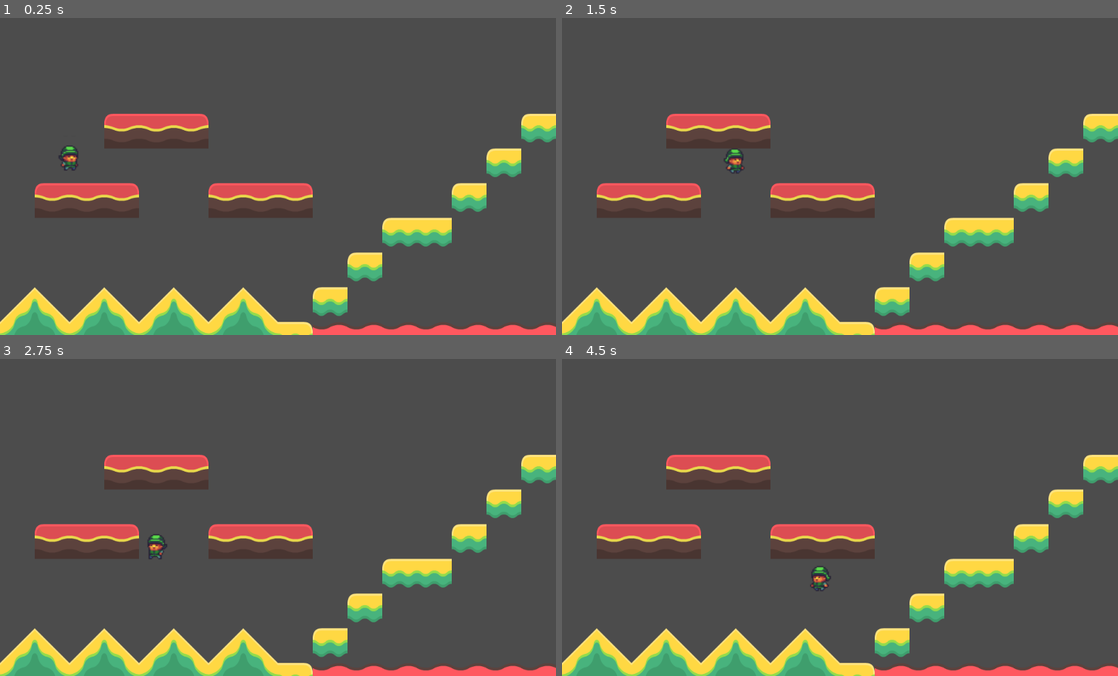
Above: before the commit, frames 1-4 (two rows, left to right).
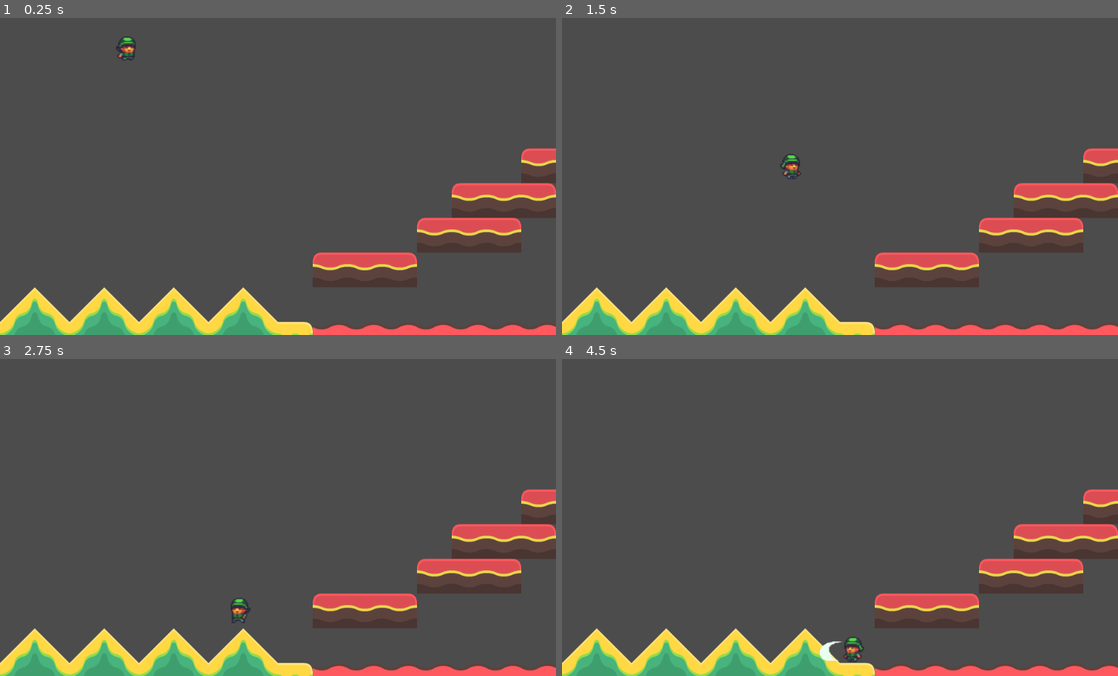
Above: after the commit, the same moments.

Repository: sidbc/platformer-test-1
Game: Godot game, scene res://Game.tscn
Same seed, same stepped clock (60 frames per second), same inputs: the game is played once before the commit and once after it.
Inputs:
- Up to frame 1 (0.25 s): no input
- Up to frame 2 (1.5 s): hold Right (ui_right) from 0.53 s (still down); tap F (ui_attack, bound only after the commit) at 0.6 s; tap Up (ui_up) at 0.77, 0.8, 1.07, 1.35 s
- Up to frame 3 (2.75 s): tap Up (ui_up) at 1.52, 1.82, 2.3 s; tap F (ui_attack, bound only after the commit) at 1.55, 2.1 s; release Right (ui_right) at 2.03 s; hold Left (ui_left) from 2.03 s (still down)
- Up to frame 4 (4.5 s): release Left (ui_left) at 2.78 s; hold Right (ui_right) 2.78-4.28 s; tap F (ui_attack, bound only after the commit) at 2.85, 4.35 s; tap Up (ui_up) at 3.02, 3.32, 3.6, 3.77, 4.07 s; hold Left (ui_left) from 4.28 s (still down)

The runs differ from the first frame. In frame 1, 12% of the frame differs, in the area x 6-100%, y 5-95%; in frame 2, 12%; in frame 3, 12%; in frame 4, 12%, in the area x 6-100%, y 30-96%.

Commit message:
Swoosh attack left and right

Diff:
--- a/Game.tscn
+++ b/Game.tscn
@@ -1,7 +1,6 @@
-[gd_scene load_steps=11 format=2]
+[gd_scene load_steps=10 format=2]
 
 [ext_resource path="res://Player.tscn" type="PackedScene" id=1]
-[ext_resource path="res://Player.gd" type="Script" id=2]
 [ext_resource path="res://abstract-platformer-370-assets/Tilesheet/tilesheet_complete.png" type="Texture" id=3]
 
 [sub_resource type="ConvexPolygonShape2D" id=3]
@@ -155,9 +154,8 @@
 [node name="TileMap" type="TileMap" parent="."]
 tile_set = SubResource( 2 )
 format = 1
-tile_data = PoolIntArray( 196611, 0, 0, 196623, 6, 0, 262158, 6, 0, 327681, 0, 0, 327686, 0, 0, 327689, 16, 0, 327690, 13, 0, 327692, 13, 0, 327693, 6, 0, 393227, 6, 0, 393228, 7, 0, 458762, 6, 0, 524288, 5, 0, 524290, 5, 0, 524292, 5, 0, 524294, 5, 0, 524297, 6, 0, 589832, 8, 0, 589833, 9, 0, 589834, …(77 unchanged characters)…
+tile_data = PoolIntArray( 262159, 0, 0, 327689, 16, 0, 327690, 13, 0, 327692, 13, 0, 327693, 0, 0, 393228, 0, 0, 458761, 0, 0, 524288, 5, 0, 524290, 5, 0, 524292, 5, 0, 524294, 5, 0, 589832, 8, 0, 589833, 9, 0, 589834, …(77 unchanged characters)…
 
-[node name="Player" parent="." instance=ExtResource( 1 )]
-position = Vector2( 128, 258 )
+[node name="Node2D" parent="." instance=ExtResource( 1 )]
+position = Vector2( 232, 55 )
 scale = Vector2( 2, 2 )
-script = ExtResource( 2 )
--- a/Player.gd
+++ b/Player.gd
@@ -11,24 +11,33 @@
 
 var velocity = Vector2()
 var jumping = false
+var facing_right = true
+var attack_right = false
+var attack_left = false
 
 func _physics_process(delta):
 	velocity.y += delta * GRAVITY
 
 	if Input.is_action_pressed("ui_left"):
 		velocity.x = -WALK_SPEED
-		$AnimatedSprite.flip_h = true
-		$AnimatedSprite.animation = 'walking'
-		$AnimatedSprite.playing = true
+		$Hero.animation = 'walking'
+		$Hero.playing = true
+		facing_right = false
 	elif Input.is_action_pressed("ui_right"):
 		velocity.x =  WALK_SPEED
-		$AnimatedSprite.flip_h = false
-		$AnimatedSprite.animation = 'walking'
-		$AnimatedSprite.playing = true
+		$Hero.animation = 'walking'
+		$Hero.playing = true
+		facing_right = true
 	else:
 		velocity.x = 0
-		$AnimatedSprite.playing = true
-		$AnimatedSprite.animation = 'idle'
+		$Hero.playing = true
+		$Hero.animation = 'idle'
+
+	if facing_right:
+		$Hero.flip_h = false
+	else:
+		$Hero.flip_h = true
+
 
 	# We don't need to multiply velocity by delta because "move_and_slide" already takes delta time into account.
 
@@ -36,12 +45,25 @@
 	# In the case of a 2D platformer, in Godot, upward is negative y, which translates to -1 as a normal.
 	move_and_slide(velocity, Vector2(0, -1))
 
+	if !attack_right and !attack_left and Input.is_action_just_pressed("ui_attack"):
+		if facing_right:
+			$AttackRight.visible = true
+			attack_right = true
+			$AttackRight.frame = 0
+			$AttackRight.play("swoosh")
+		else:
+			$AttackLeft.visible = true
+			attack_left = true
+			$AttackLeft.frame = 0
+			$AttackLeft.play("swoosh")
+
 	if is_on_floor():
 		if Input.is_action_just_pressed("ui_up"):
 			velocity.y = -JUMP_SPEED
 			jumping = true
 		else:
 			jumping = false
+
 
 # Called when the node enters the scene tree for the first time.
 #func _ready():
@@ -51,3 +73,15 @@
 # Called every frame. 'delta' is the elapsed time since the previous frame.
 #func _process(delta):
 #	pass
+
+
+
+func _on_AttackRight_animation_finished():
+	attack_right = false
+	$AttackRight.visible = false
+	$AttackRight.stop()
+
+func _on_AttackLeft_animation_finished():
+	attack_left = false
+	$AttackLeft.visible = false
+	$AttackLeft.stop()
--- a/Player.tscn
+++ b/Player.tscn
@@ -1,6 +1,8 @@
-[gd_scene load_steps=10 format=2]
+[gd_scene load_steps=17 format=2]
 
 [ext_resource path="res://characters.png" type="Texture" id=1]
+[ext_resource path="res://swoosh.png" type="Texture" id=2]
+[ext_resource path="res://Player.gd" type="Script" id=3]
 
 [sub_resource type="CapsuleShape2D" id=1]
 height = 4.0
@@ -48,13 +50,85 @@
 "speed": 8.0
 } ]
 
-[node name="KinematicBody2D" type="KinematicBody2D"]
+[sub_resource type="AtlasTexture" id=9]
+flags = 4
+atlas = ExtResource( 2 )
+region = Rect2( 0, 0, 32, 32 )
 
-[node name="CollisionShape2D" type="CollisionShape2D" parent="."]
+[sub_resource type="AtlasTexture" id=10]
+flags = 4
+atlas = ExtResource( 2 )
+region = Rect2( 32, 0, 32, 32 )
+
+[sub_resource type="AtlasTexture" id=11]
+flags = 4
+atlas = ExtResource( 2 )
+region = Rect2( 64, 0, 32, 32 )
+
+[sub_resource type="AtlasTexture" id=12]
+flags = 4
+atlas = ExtResource( 2 )
+region = Rect2( 96, 0, 32, 32 )
+
+[sub_resource type="SpriteFrames" id=13]
+animations = [ {
+"frames": [ SubResource( 9 ), SubResource( 10 ), SubResource( 11 ), SubResource( 12 ) ],
+"loop": false,
+"name": "swoosh",
+"speed": 12.0
+} ]
+
+[node name="Node2D" type="Node2D"]
+
+[node name="HeroBody" type="KinematicBody2D" parent="."]
+script = ExtResource( 3 )
+
+[node name="CollisionShape2D" type="CollisionShape2D" parent="HeroBody"]
 position = Vector2( 0, 4 )
 shape = SubResource( 1 )
 
-[node name="AnimatedSprite" type="AnimatedSprite" parent="."]
+[node name="Hero" type="AnimatedSprite" parent="HeroBody"]
 frames = SubResource( 6 )
 animation = "idle"
+frame = 1
 playing = true
+
+[node name="AttackRight" type="AnimatedSprite" parent="HeroBody"]
+visible = false
+position = Vector2( 1.90735e-06, 4 )
+scale = Vector2( 0.984758, 0.512066 )
+frames = SubResource( 13 )
+animation = "swoosh"
+frame = 3
+offset = Vector2( 16.2476, 1.95287 )
+
+[node name="AttackLeft" type="AnimatedSprite" parent="HeroBody"]
+visible = false
+position = Vector2( 0, 5 )
+scale = Vector2( 0.969749, 0.58908 )
+frames = SubResource( 13 )
+animation = "swoosh"
+frame = 3
+playing = true
+offset = Vector2( -15.7194, -0.911798 )
+flip_h = true
+
+[node name="AttackLeftArea" type="Area2D" parent="."]
+
+[node name="AttackLeftCollission" type="CollisionPolygon2D" parent="AttackLeftArea"]
+light_mask = 2
+position = Vector2( -21, 5 )
+scale = Vector2( 1.28, 1 )
+polygon = PoolVector2Array( 8.59375, -9, 1.5625, -9, -3.125, -7, -6.25, -3, -7.03125, 2, -7.03125, 6, -3.90625, 8, -0.78125, 9, 6.25, 9, 0.78125, 5, -1.5625, 0, 0, -5, 3.90625, -7 )
+
+[node name="AttackRightArea" type="Area2D" parent="."]
+
+[node name="AttackRightCollission" type="CollisionPolygon2D" parent="AttackRightArea"]
+light_mask = 2
+position = Vector2( 20, 6 )
+scale = Vector2( 1.24789, 0.830112 )
+polygon = PoolVector2Array( -7.21218, -9.63726, 0, -9.63726, 4.00677, -8.4326, 7.21218, -6.02329, 9.61624, -2.40932, 9.61624, 2.40931, 8.81489, 6.02329, 6.41083, 8.4326, 2.40406, 8.4326, -4.80812, 8.4326, 0, 6.02329, 2.40406, -4.76837e-07, 1.60271, -4.81863, -1.60271, -8.4326 )
+disabled = true
+
+[connection signal="animation_finished" from="HeroBody/AttackRight" to="HeroBody" method="_on_AttackRight_animation_finished"]
+[connection signal="animation_finished" from="HeroBody/AttackLeft" to="HeroBody" method="_on_AttackLeft_animation_finished"]
--- a/project.godot
+++ b/project.godot
@@ -14,6 +14,35 @@
 run/main_scene="res://Game.tscn"
 config/icon="res://icon.png"
 
+[input]
+
+ui_left={
+"deadzone": 0.5,
+"events": [ Object(InputEventKey,"resource_local_to_scene":false,"resource_name":"","device":0,"alt":false,"shift":false,"control":false,"meta":false,"command":false,"pressed":false,"scancode":16777231,"physical_scancode":0,"unicode":0,"echo":false,"script":null)
+, Object(InputEventJoypadButton,"resource_local_to_scene":false,"resource_name":"","device":0,"button_index":14,"pressure":0.0,"pressed":false,"script":null)
+, Object(InputEventKey,"resource_local_to_scene":false,"resource_name":"","device":0,"alt":false,"shift":false,"control":false,"meta":false,"command":false,"pressed":false,"scancode":65,"physical_scancode":0,"unicode":0,"echo":false,"script":null)
+ ]
+}
+ui_right={
+"deadzone": 0.5,
+"events": [ Object(InputEventKey,"resource_local_to_scene":false,"resource_name":"","device":0,"alt":false,"shift":false,"control":false,"meta":false,"command":false,"pressed":false,"scancode":16777233,"physical_scancode":0,"unicode":0,"echo":false,"script":null)
+, Object(InputEventJoypadButton,"resource_local_to_scene":false,"resource_name":"","device":0,"button_index":15,"pressure":0.0,"pressed":false,"script":null)
+, Object(InputEventKey,"resource_local_to_scene":false,"resource_name":"","device":0,"alt":false,"shift":false,"control":false,"meta":false,"command":false,"pressed":false,"scancode":68,"physical_scancode":0,"unicode":0,"echo":false,"script":null)
+ ]
+}
+ui_up={
+"deadzone": 0.5,
+"events": [ Object(InputEventKey,"resource_local_to_scene":false,"resource_name":"","device":0,"alt":false,"shift":false,"control":false,"meta":false,"command":false,"pressed":false,"scancode":16777232,"physical_scancode":0,"unicode":0,"echo":false,"script":null)
+, Object(InputEventJoypadButton,"resource_local_to_scene":false,"resource_name":"","device":0,"button_index":12,"pressure":0.0,"pressed":false,"script":null)
+, Object(InputEventKey,"resource_local_to_scene":false,"resource_name":"","device":0,"alt":false,"shift":false,"control":false,"meta":false,"command":false,"pressed":false,"scancode":87,"physical_scancode":0,"unicode":0,"echo":false,"script":null)
+ ]
+}
+ui_attack={
+"deadzone": 0.5,
+"events": [ Object(InputEventKey,"resource_local_to_scene":false,"resource_name":"","device":0,"alt":false,"shift":false,"control":false,"meta":false,"command":false,"pressed":false,"scancode":70,"physical_scancode":0,"unicode":0,"echo":false,"script":null)
+ ]
+}
+
 [physics]
 
 common/enable_pause_aware_picking=true
Binary file changed: preview.png
Not shown, added: preview.png.import
